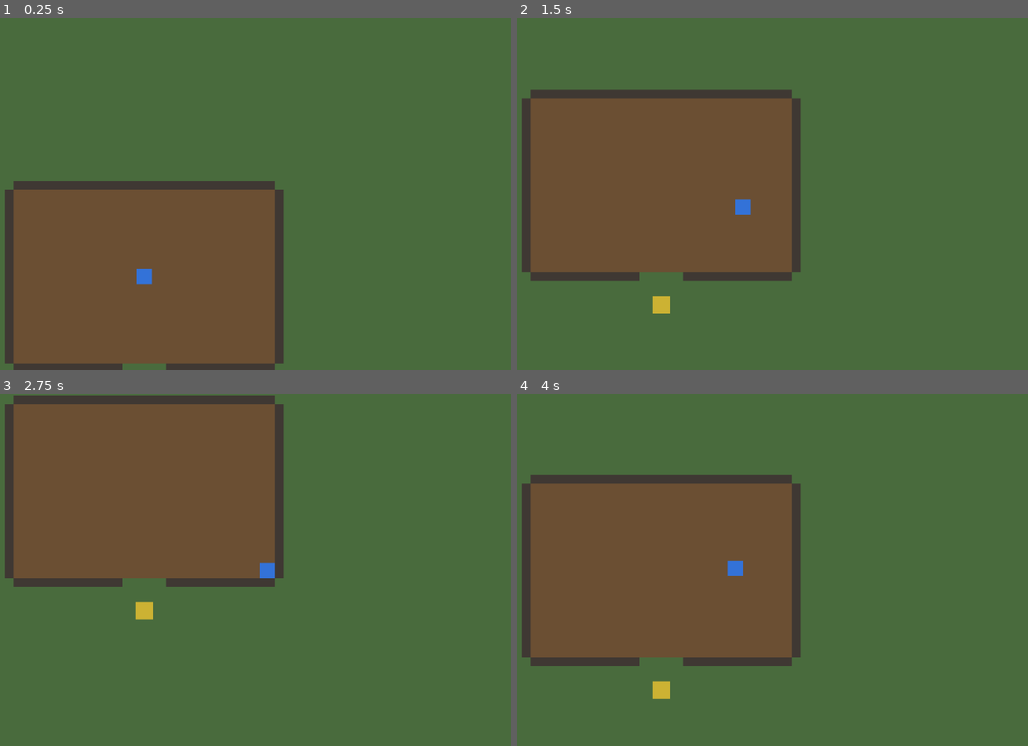
Above: before the commit, frames 1-4 (two rows, left to right).
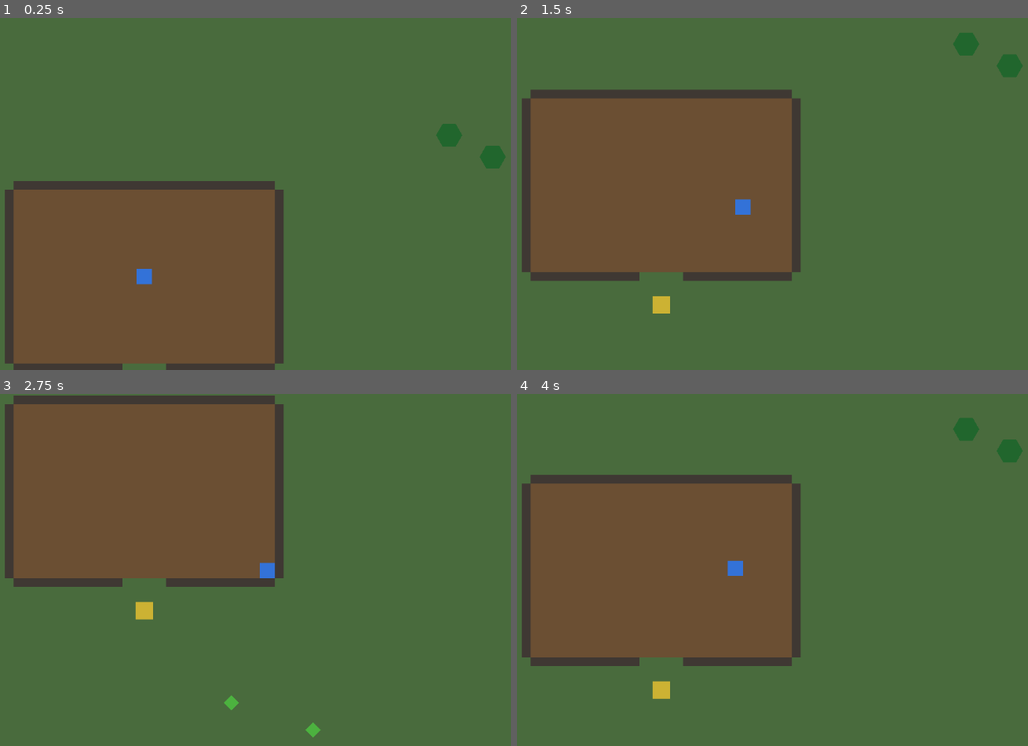
Above: after the commit, the same moments.

Repository: karib5/zombie_tavern
Game: Godot game, scene res://scenes/main/Main.tscn
The game is run twice, just before and just after one commit, with the same random seed, the same clock (stepped at 60 frames per second) and the same inputs.
Inputs:
- Up to frame 1 (0.25 s): no input
- Up to frame 2 (1.5 s): hold D (move_right) 0.53-1.28 s; tap E (interact) at 0.6, 1.35 s; hold S (move_down) from 1.28 s (still down)
- Up to frame 3 (2.75 s): release S (move_down) at 2.03 s; hold D (move_right) from 2.03 s (still down); tap E (interact) at 2.1 s
- Up to frame 4 (4 s): tap Enter at 2.75 s; release D (move_right) at 2.78 s; hold W (move_up) 2.78-3.53 s; tap E (interact) at 2.85, 3.6 s; hold A (move_left) from 3.53 s (still down)

The runs differ from the first frame. In frame 1, 0.5% of the frame differs, in the area x 85-99%, y 30-43%; in frame 2, 0.5%, in the area x 85-99%, y 4-17%; in frame 3, 0.1%; in frame 4, 0.5%.

Commit message:
Phase 5: resource gathering system
Adds ResourceNode (scripts/gathering/ResourceNode.gd), a single
reusable class extending the existing Interactable that any gatherable
world object configures through exported vars: resource_name,
reward_item (ItemData), max_amount, amount_per_gather,
respawn_time_seconds. No per-resource-type scripts.

Gathering reuses the existing Inventory.add_item() and only consumes
the amount actually accepted - a partially-full inventory keeps the
remainder on the node instead of deleting it, and a gather request
larger than what's left on the node is clamped to the remainder. When
current_amount reaches 0 the node disables its CollisionShape2D
(dropping it out of the player's InteractionArea overlap, so the
existing InteractionController/InteractionPrompt naturally stop
offering it) and hides its placeholder Visual; a one-shot Timer
restores amount, shape and visual after respawn_time_seconds.

Adds three ItemData resources (Wood, Stone, Fiber) and three
ResourceNode scene variants with distinct placeholder shapes (Tree,
Rock, Plant), all sharing the one script. Places 2 trees, 2 rocks, and
2 fiber plants in PrototypeMap.tscn, including two tight clusters
(Tree1/Tree2, Rock1/Rock2) specifically positioned to exercise the
Phase 3 closest-interactable fix against real resource nodes.

No changes to InteractionController, InteractionPrompt, Inventory, or
Player - the whole system integrates through the existing Interactable
contract.

Verified with a real Godot 4.3 headless binary: clean project import,
6+ second full Main.tscn boots with zero errors, and a 27-check
temporary integration test (deleted before commit, never staged)
covering: correct item+quantity granted per gather, remaining-amount
decrementing, gathering clamped to what's left on the node, depleted
nodes rejecting further interaction, collision/visual state on
deplete and respawn, inventory-full and partial-accept cases leaving
the correct remainder on the node, multiple resource types
accumulating independently, the existing TestInteractable and I/Esc
inventory toggle still working, and real physics-driven proximity
tests confirming the closest-interactable selection switches
correctly between two adjacent resource nodes as the player moves.

Co-Authored-By: Claude Sonnet 5 <noreply@anthropic.com>
Claude-Session: https://claude.ai/code/session_019QWpZ6yAHzc8RetuSzFJjB

Diff:
--- /dev/null
+++ b/data/items/Fiber.tres
@@ -0,0 +1,11 @@
+[gd_resource type="Resource" script_class="ItemData" load_steps=2 format=3]
+
+[ext_resource type="Script" path="res://resources/definitions/ItemData.gd" id="1_item_data_script"]
+
+[resource]
+script = ExtResource("1_item_data_script")
+item_id = "fiber"
+display_name = "Fiber"
+description = "Plant fiber, useful for crafting rope and basic materials."
+category = 0
+max_stack_size = 30
--- /dev/null
+++ b/data/items/Stone.tres
@@ -0,0 +1,11 @@
+[gd_resource type="Resource" script_class="ItemData" load_steps=2 format=3]
+
+[ext_resource type="Script" path="res://resources/definitions/ItemData.gd" id="1_item_data_script"]
+
+[resource]
+script = ExtResource("1_item_data_script")
+item_id = "stone"
+display_name = "Stone"
+description = "A chunk of stone gathered from rocky outcrops."
+category = 0
+max_stack_size = 30
--- /dev/null
+++ b/data/items/Wood.tres
@@ -0,0 +1,11 @@
+[gd_resource type="Resource" script_class="ItemData" load_steps=2 format=3]
+
+[ext_resource type="Script" path="res://resources/definitions/ItemData.gd" id="1_item_data_script"]
+
+[resource]
+script = ExtResource("1_item_data_script")
+item_id = "wood"
+display_name = "Wood"
+description = "Sturdy wood gathered from trees. Useful for repairs and building."
+category = 0
+max_stack_size = 30
--- /dev/null
+++ b/scenes/gathering/PlantResourceNode.tscn
@@ -0,0 +1,29 @@
+[gd_scene load_steps=4 format=3]
+
+[ext_resource type="Script" path="res://scripts/gathering/ResourceNode.gd" id="1_resource_node_script"]
+[ext_resource type="Resource" path="res://data/items/Fiber.tres" id="2_fiber_item"]
+
+[sub_resource type="RectangleShape2D" id="RectangleShape2D_plant"]
+size = Vector2(24, 24)
+
+[node name="PlantResourceNode" type="Area2D"]
+collision_layer = 32
+collision_mask = 0
+monitoring = false
+script = ExtResource("1_resource_node_script")
+resource_name = "Fiber"
+reward_item = ExtResource("2_fiber_item")
+max_amount = 6
+amount_per_gather = 2
+respawn_time_seconds = 10.0
+
+[node name="Visual" type="Node2D" parent="."]
+
+[node name="PlantShape" type="Polygon2D" parent="Visual"]
+polygon = PackedVector2Array(0, -14, 14, 0, 0, 14, -14, 0)
+color = Color(0.3, 0.7, 0.25, 1)
+
+[node name="CollisionShape2D" type="CollisionShape2D" parent="."]
+shape = SubResource("RectangleShape2D_plant")
+
+[node name="RespawnTimer" type="Timer" parent="."]
--- /dev/null
+++ b/scenes/gathering/RockResourceNode.tscn
@@ -0,0 +1,29 @@
+[gd_scene load_steps=4 format=3]
+
+[ext_resource type="Script" path="res://scripts/gathering/ResourceNode.gd" id="1_resource_node_script"]
+[ext_resource type="Resource" path="res://data/items/Stone.tres" id="2_stone_item"]
+
+[sub_resource type="RectangleShape2D" id="RectangleShape2D_rock"]
+size = Vector2(32, 32)
+
+[node name="RockResourceNode" type="Area2D"]
+collision_layer = 32
+collision_mask = 0
+monitoring = false
+script = ExtResource("1_resource_node_script")
+resource_name = "Stone"
+reward_item = ExtResource("2_stone_item")
+max_amount = 12
+amount_per_gather = 3
+respawn_time_seconds = 10.0
+
+[node name="Visual" type="Node2D" parent="."]
+
+[node name="RockShape" type="Polygon2D" parent="Visual"]
+polygon = PackedVector2Array(0, -20, 19, -6, 12, 16, -12, 16, -19, -6)
+color = Color(0.55, 0.55, 0.58, 1)
+
+[node name="CollisionShape2D" type="CollisionShape2D" parent="."]
+shape = SubResource("RectangleShape2D_rock")
+
+[node name="RespawnTimer" type="Timer" parent="."]
--- /dev/null
+++ b/scenes/gathering/TreeResourceNode.tscn
@@ -0,0 +1,33 @@
+[gd_scene load_steps=4 format=3]
+
+[ext_resource type="Script" path="res://scripts/gathering/ResourceNode.gd" id="1_resource_node_script"]
+[ext_resource type="Resource" path="res://data/items/Wood.tres" id="2_wood_item"]
+
+[sub_resource type="RectangleShape2D" id="RectangleShape2D_tree"]
+size = Vector2(36, 36)
+
+[node name="TreeResourceNode" type="Area2D"]
+collision_layer = 32
+collision_mask = 0
+monitoring = false
+script = ExtResource("1_resource_node_script")
+resource_name = "Wood"
+reward_item = ExtResource("2_wood_item")
+max_amount = 10
+amount_per_gather = 2
+respawn_time_seconds = 10.0
+
+[node name="Visual" type="Node2D" parent="."]
+
+[node name="Trunk" type="Polygon2D" parent="Visual"]
+polygon = PackedVector2Array(-5, 4, 5, 4, 5, 20, -5, 20)
+color = Color(0.4, 0.26, 0.13, 1)
+
+[node name="Canopy" type="Polygon2D" parent="Visual"]
+polygon = PackedVector2Array(24, 0, 12, 21, -12, 21, -24, 0, -12, -21, 12, -21)
+color = Color(0.13, 0.4, 0.18, 1)
+
+[node name="CollisionShape2D" type="CollisionShape2D" parent="."]
+shape = SubResource("RectangleShape2D_tree")
+
+[node name="RespawnTimer" type="Timer" parent="."]
--- a/scenes/world/PrototypeMap.tscn
+++ b/scenes/world/PrototypeMap.tscn
@@ -1,7 +1,10 @@
-[gd_scene load_steps=5 format=3]
+[gd_scene load_steps=8 format=3]
 
 [ext_resource type="PackedScene" path="res://scenes/buildings/Tavern.tscn" id="1_tavern"]
 [ext_resource type="PackedScene" path="res://scenes/items/TestInteractable.tscn" id="2_test_interactable"]
+[ext_resource type="PackedScene" path="res://scenes/gathering/TreeResourceNode.tscn" id="3_tree_resource_node"]
+[ext_resource type="PackedScene" path="res://scenes/gathering/RockResourceNode.tscn" id="4_rock_resource_node"]
+[ext_resource type="PackedScene" path="res://scenes/gathering/PlantResourceNode.tscn" id="5_plant_resource_node"]
 
 [sub_resource type="RectangleShape2D" id="RectangleShape2D_boundary_h"]
 size = Vector2(1600, 32)
@@ -58,3 +61,21 @@
 
 [node name="TestInteractable" parent="Interactables" instance=ExtResource("2_test_interactable")]
 position = Vector2(340, 780)
+
+[node name="Tree1" parent="Interactables" instance=ExtResource("3_tree_resource_node")]
+position = Vector2(900, 300)
+
+[node name="Tree2" parent="Interactables" instance=ExtResource("3_tree_resource_node")]
+position = Vector2(980, 340)
+
+[node name="Rock1" parent="Interactables" instance=ExtResource("4_rock_resource_node")]
+position = Vector2(1200, 900)
+
+[node name="Rock2" parent="Interactables" instance=ExtResource("4_rock_resource_node")]
+position = Vector2(1260, 930)
+
+[node name="Plant1" parent="Interactables" instance=ExtResource("5_plant_resource_node")]
+position = Vector2(500, 950)
+
+[node name="Plant2" parent="Interactables" instance=ExtResource("5_plant_resource_node")]
+position = Vector2(650, 1000)
--- /dev/null
+++ b/scripts/gathering/ResourceNode.gd
@@ -0,0 +1,78 @@
+class_name ResourceNode
+extends Interactable
+
+## Display name used to build the interaction prompt (e.g. "Gather Wood")
+## and shown in gather feedback messages.
+@export var resource_name: String = "Resource"
+
+## Item granted to the player's inventory when gathered.
+@export var reward_item: ItemData
+
+## Amount restored to the node when it respawns; also its starting amount.
+@export var max_amount: int = 10
+
+## Amount attempted per successful interaction. Actual amount gathered is
+## capped by whatever remains on the node and by available inventory space.
+@export var amount_per_gather: int = 2
+
+## Seconds the node stays depleted before it respawns.
+@export var respawn_time_seconds: float = 10.0
+
+## Current remaining amount and depletion state. Changed only through
+## gathering and respawning below.
+var current_amount: int
+var is_depleted: bool = false
+
+@onready var _visual: Node2D = $Visual
+@onready var _collision_shape: CollisionShape2D = $CollisionShape2D
+@onready var _respawn_timer: Timer = $RespawnTimer
+
+func _ready() -> void:
+	current_amount = max_amount
+	prompt_text = "Gather %s" % resource_name
+	_respawn_timer.one_shot = true
+	_respawn_timer.timeout.connect(_on_respawn_timer_timeout)
+	_update_visual_state()
+
+func interact(player: Node) -> void:
+	if is_depleted:
+		return
+	_gather(player)
+
+func _gather(player: Node) -> void:
+	if reward_item == null:
+		return
+
+	var inventory := player.get_node("Inventory") as Inventory
+	if inventory == null:
+		return
+
+	var amount_to_attempt := mini(amount_per_gather, current_amount)
+	var leftover := inventory.add_item(reward_item, amount_to_attempt)
+	var amount_gathered := amount_to_attempt - leftover
+
+	if amount_gathered <= 0:
+		print("Inventory full: could not gather %s" % resource_name)
+		return
+
+	current_amount -= amount_gathered
+	print("Gathered %d %s" % [amount_gathered, reward_item.display_name])
+
+	if current_amount <= 0:
+		_deplete()
+
+func _deplete() -> void:
+	current_amount = 0
+	is_depleted = true
+	_collision_shape.disabled = true
+	_update_visual_state()
+	_respawn_timer.start(respawn_time_seconds)
+
+func _on_respawn_timer_timeout() -> void:
+	current_amount = max_amount
+	is_depleted = false
+	_collision_shape.disabled = false
+	_update_visual_state()
+
+func _update_visual_state() -> void:
+	_visual.visible = not is_depleted
